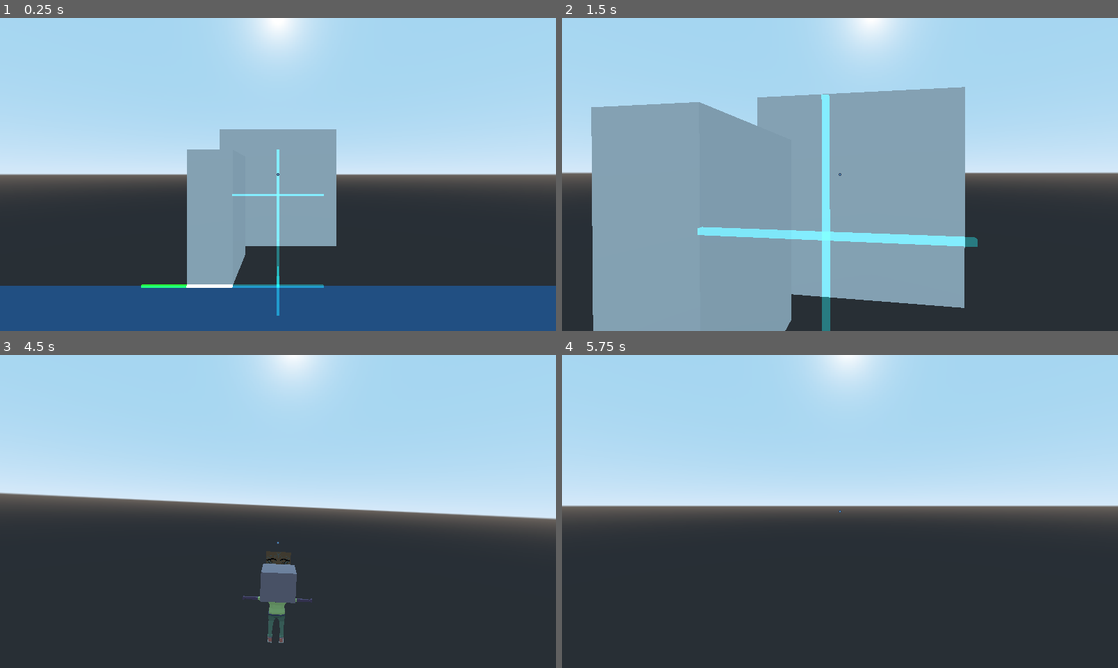
Above: before the commit, frames 1-4 (two rows, left to right).
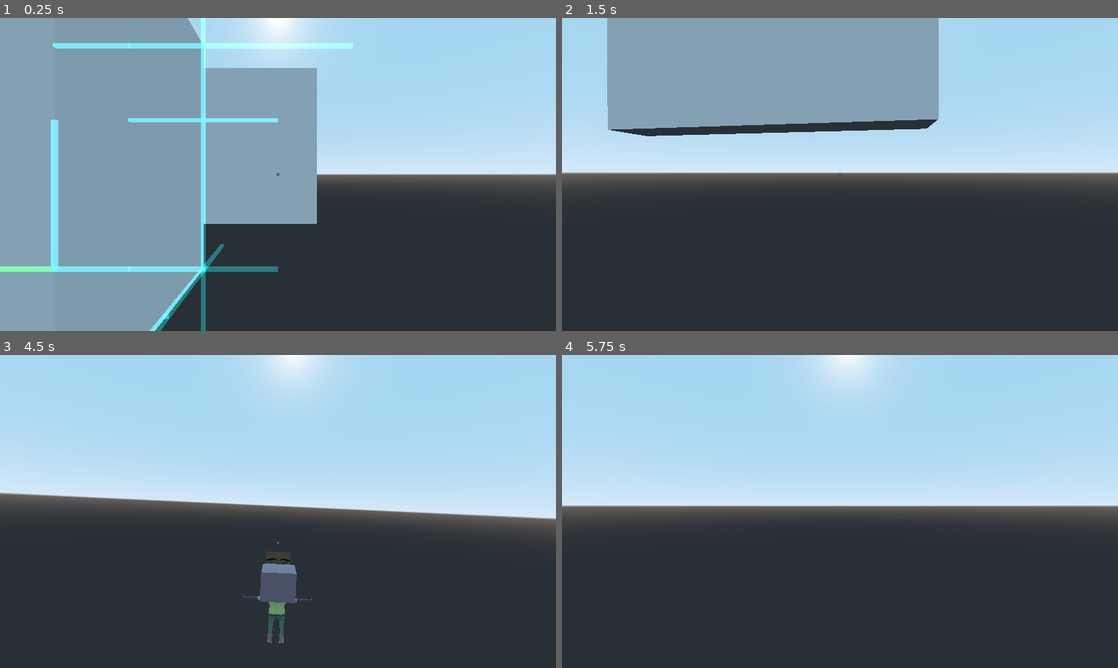
Above: after the commit, the same moments.

Repository: patrickgh3/rails
Game: Godot game, scene res://levels/2by1.tscn
Two runs of this game, one before a commit and one after it. Both use one fixed random seed, a clock stepped at 60 frames per second and the inputs below. This scene is started directly instead of the project's main scene. The engine's default icon, where the game draws it, is replaced by a stand-in: a white triangle on a blue panel in a dark square.
Inputs (mouse positions are in pixels of both pictures, inside the frame that each line leads up to):
- Up to frame 1 (0.25 s): no input
- Up to frame 2 (1.5 s): tap Enter at 0.5 s; move the mouse to (867, 174) at 0.52 s; hold Up (ui_up) from 0.53 s (still down); tap C (crouch) at 0.6 s; tap Space (jump) at 0.77 s; move the mouse to (812, 174) at 1.27 s; click (812, 174) at 1.35 s
- Up to frame 3 (4.5 s): tap Space (jump) at 1.52, 2.75, 3.02, 3.77, 4.25 s; move the mouse to (289, 505) at 2.02 s; hold U 2.03-2.78 s; move the mouse to (272, 517) at 2.77 s; tap M at 2.85 s; tap Enter at 3.5 s; move the mouse to (444, 558) at 3.52 s; release Up (ui_up) at 3.53 s; hold Left (ui_left) from 3.53 s (still down); tap H at 3.6 s; move the mouse to (111, 464) at 4.27 s; tap 3 at 4.35 s
- Up to frame 4 (5.75 s): tap Space (jump) at 4.52 s; tap Enter at 5 s; move the mouse to (867, 511) at 5.02 s; release Left (ui_left) at 5.03 s; hold Down (ui_down) from 5.03 s (still down); tap 1 at 5.1 s

The runs differ from the first frame. In frame 1, 53% of the frame differs, in the area x 0-100%, y 0-100%; in frame 2, 58%, in the area x 5-75%, y 0-100%; in frame 3, less than 0.1%; in frame 4, nothing differs.
Error before the commit: Invalid get index 'name' (on base: 'null instance'). (res://objects/Controller.gd:60)

Commit message:
Make scaled boxes work properly

Diff:
--- a/rails/levels/2by1.tscn
+++ b/rails/levels/2by1.tscn
@@ -1,10 +1,9 @@
-[gd_scene load_steps=7 format=2]
+[gd_scene load_steps=6 format=2]
 
 [ext_resource path="res://objects/Rail.tscn" type="PackedScene" id=1]
 [ext_resource path="res://objects/Box.tscn" type="PackedScene" id=3]
 [ext_resource path="res://objects/Ground.tscn" type="PackedScene" id=4]
 [ext_resource path="res://objects/Controller.tscn" type="PackedScene" id=5]
-[ext_resource path="res://player/Cubio.tscn" type="PackedScene" id=6]
 [ext_resource path="res://objects/Door.tscn" type="PackedScene" id=7]
 
 [node name="Root" type="Spatial"]
@@ -12,16 +11,25 @@
 [node name="Controller" parent="." instance=ExtResource( 5 )]
 
 [node name="Ground" parent="." instance=ExtResource( 4 )]
-transform = Transform( 5, 0, 0, 0, 1, 0, 0, 0, 5, 0, 0, 5 )
+transform = Transform( 5, 0, 0, 0, 1, 0, 0, 0, 5, 0, -3, 3 )
 
 [node name="Box2" parent="." instance=ExtResource( 3 )]
-transform = Transform( 1, 0, 0, 0, 3, 0, 0, 0, 2, -2, 0, -4 )
+transform = Transform( 2, 0, 0, 0, 3, 0, 0, 0, 2, -2, 0, -2 )
 
 [node name="Rail" parent="." instance=ExtResource( 1 )]
 transform = Transform( 1, 0, 0, 0, 1, 0, 0, 0, 1, -1, 0, -2 )
 
 [node name="Rail10" parent="." instance=ExtResource( 1 )]
 transform = Transform( -4.37114e-08, 0, -1, 0, 1, 0, 1, 0, -4.37114e-08, 0, 0, -3 )
+
+[node name="Rail22" parent="." instance=ExtResource( 1 )]
+transform = Transform( -4.37114e-08, 0, -1, 0, 1, 0, 1, 0, -4.37114e-08, 0, 0, -1 )
+
+[node name="Rail23" parent="." instance=ExtResource( 1 )]
+transform = Transform( -4.37114e-08, 0, -1, 0, 1, 0, 1, 0, -4.37114e-08, 0, 0, 0 )
+
+[node name="Rail24" parent="." instance=ExtResource( 1 )]
+transform = Transform( -4.37114e-08, 0, -1, 0, 1, 0, 1, 0, -4.37114e-08, 0, 0, 1 )
 
 [node name="Rail11" parent="." instance=ExtResource( 1 )]
 transform = Transform( -4.37114e-08, 0, -1, 0, 1, 0, 1, 0, -4.37114e-08, 0, 0, -2 )
@@ -32,17 +40,59 @@
 [node name="Rail7" parent="." instance=ExtResource( 1 )]
 transform = Transform( 1, 0, 0, 0, 1, 0, 0, 0, 1, 0, 2, -2 )
 
+[node name="Rail16" parent="." instance=ExtResource( 1 )]
+transform = Transform( 1, 0, 0, 0, 1, 0, 0, 0, 1, 0, 3, -2 )
+
+[node name="Rail20" parent="." instance=ExtResource( 1 )]
+transform = Transform( 1, 0, 0, 0, 1, 0, 0, 0, 1, -1, 3, -2 )
+
+[node name="Rail25" parent="." instance=ExtResource( 1 )]
+transform = Transform( 1, 0, 0, 0, 1, 0, 0, 0, 1, -2, 3, -2 )
+
+[node name="Rail19" parent="." instance=ExtResource( 1 )]
+transform = Transform( 1, 0, 0, 0, 1, 0, 0, 0, 1, 1, 3, -2 )
+
+[node name="Rail17" parent="." instance=ExtResource( 1 )]
+transform = Transform( 1, 0, 0, 0, 1, 0, 0, 0, 1, 0, 3, 0 )
+
+[node name="Rail18" parent="." instance=ExtResource( 1 )]
+transform = Transform( 1, 0, 0, 0, 1, 0, 0, 0, 1, -1, 3, 0 )
+
 [node name="Rail8" parent="." instance=ExtResource( 1 )]
 transform = Transform( 1, 0, 0, 0, 1, 0, 0, 0, 1, -1, 2, -2 )
 
 [node name="Rail5" parent="." instance=ExtResource( 1 )]
 transform = Transform( -4.37114e-08, 1, 0, -1, -4.37114e-08, 0, 0, 0, 1, 0, 1, -2 )
 
+[node name="Rail21" parent="." instance=ExtResource( 1 )]
+transform = Transform( -4.37114e-08, 1, 0, -1, -4.37114e-08, 0, 0, 0, 1, 0, 0, -2 )
+
+[node name="Rail26" parent="." instance=ExtResource( 1 )]
+transform = Transform( -4.37114e-08, 1, 0, -1, -4.37114e-08, 0, 0, 0, 1, 0, -1, -2 )
+
+[node name="Rail27" parent="." instance=ExtResource( 1 )]
+transform = Transform( -4.37114e-08, 1, 0, -1, -4.37114e-08, 0, 0, 0, 1, 0, -2, -2 )
+
+[node name="Rail28" parent="." instance=ExtResource( 1 )]
+transform = Transform( -4.37114e-08, 1, 0, -1, -4.37114e-08, 0, 0, 0, 1, 0, -3, -2 )
+
 [node name="Rail6" parent="." instance=ExtResource( 1 )]
 transform = Transform( -4.37114e-08, 1, 0, -1, -4.37114e-08, 0, 0, 0, 1, 0, 2, -2 )
 
+[node name="Rail12" parent="." instance=ExtResource( 1 )]
+transform = Transform( -4.37114e-08, 1, 0, -1, -4.37114e-08, 0, 0, 0, 1, -2, 2, -2 )
+
+[node name="Rail13" parent="." instance=ExtResource( 1 )]
+transform = Transform( -4.37114e-08, 1, 0, -1, -4.37114e-08, 0, 0, 0, 1, -2, 1, -2 )
+
 [node name="Rail9" parent="." instance=ExtResource( 1 )]
 transform = Transform( -4.37114e-08, 1, 0, -1, -4.37114e-08, 0, 0, 0, 1, 0, 3, -2 )
+
+[node name="Rail14" parent="." instance=ExtResource( 1 )]
+transform = Transform( -4.37114e-08, 1, 0, -1, -4.37114e-08, 0, 0, 0, 1, 0, 4, -2 )
+
+[node name="Rail15" parent="." instance=ExtResource( 1 )]
+transform = Transform( -4.37114e-08, 1, 0, -1, -4.37114e-08, 0, 0, 0, 1, 0, 5, -2 )
 
 [node name="Rail3" parent="." instance=ExtResource( 1 )]
 transform = Transform( 1, 0, 0, 0, 1, 0, 0, 0, 1, -2, 0, -2 )
@@ -54,6 +104,3 @@
 [node name="Door" parent="." instance=ExtResource( 7 )]
 transform = Transform( 1, 0, 0, 0, 1, 0, 0, 0, 1, 0, 0, -5 )
 boxes = [ NodePath("../Box2") ]
-
-[node name="Player" parent="." instance=ExtResource( 6 )]
-transform = Transform( 1, 0, 0, 0, 1, 0, 0, 0, 1, 0, 1.6686, 2.91039 )
--- a/rails/objects/Box.gd
+++ b/rails/objects/Box.gd
@@ -54,6 +54,7 @@
 	for edge in edges:
 		edge["a"] *= scale
 		edge["b"] *= scale
+	print(scale)
 
 func _process(delta):
 	# Apply grab velocity, if it was set
@@ -70,6 +71,11 @@
 		else:
 			$RailSound2.play()
 			rail_volume_2 = 0
+
+		for node in get_children():
+			if "Rail" in node.name:
+				controller.rails_just_departed.append(node)
+				controller.rails_just_departed_timer = 0
 
 	# Set rail sound volumes
 	var volume_delta = delta*10
@@ -150,16 +156,6 @@
 		# Mark ourselves as delivered, if this rail is a target and we're still
 		if rail.is_target and velocity == Vector3.ZERO:
 			delivered = true
-
-		# If this rail moved, check that we're still touching it
-		var touching = false
-		for edge in edges:
-			if not touching and point_on_rail(translation + edge["a"], rail)["on"] and point_on_rail(translation + edge["b"], rail)["on"]:
-				touching = true
-		if not touching:
-			to_remove = rail
-	if to_remove:
-		rails_touching.erase(to_remove)
 
 	# Of rails that just stopped moving, check if we're touching any,
 	# and if so, count that we're touching them
@@ -174,6 +170,12 @@
 					if not rail in rails_touching:
 						rails_touching.append(rail)
 
+	if velocity == Vector3.ZERO:
+		for rail in controller.rails_just_departed:
+			if rail in rails_touching:
+				rails_touching.erase(rail)
+
+
 	# Bumping state - make the mesh do a little bump in the direction
 	# we failed to move in
 	if bumping:
@@ -222,7 +224,22 @@
 				if not result["barely"]: rails[rail] = true
 
 			# Check midpoint (kind of hacky)
-			result = point_on_rail(translation + to_move + lerp(edge["a"], edge["b"], 0.5), rail)
+			result = point_on_rail(translation + to_move + lerp(edge["a"], edge["b"], 0.2), rail)
+			if result["on"]:
+				c = true
+				if not result["barely"]: rails[rail] = true
+
+			result = point_on_rail(translation + to_move + lerp(edge["a"], edge["b"], 0.6), rail)
+			if result["on"]:
+				c = true
+				if not result["barely"]: rails[rail] = true
+
+			result = point_on_rail(translation + to_move + lerp(edge["a"], edge["b"], 0.6), rail)
+			if result["on"]:
+				c = true
+				if not result["barely"]: rails[rail] = true
+
+			result = point_on_rail(translation + to_move + lerp(edge["a"], edge["b"], 0.8), rail)
 			if result["on"]:
 				c = true
 				if not result["barely"]: rails[rail] = true
@@ -230,7 +247,6 @@
 		# All 3 points on this edge must be on a rail for it to be a valid position
 		if a and b and c:
 			valid = true
-
 
 	# Check if we're colliding with another box.
 	# This is jank, but kinda works.
@@ -249,9 +265,6 @@
 			valid = false
 			break
 
-	#if $Area.get_overlapping_areas().size() > 0:
-	#	valid = false
-
 	return {"valid": valid, "rails": rails.keys()}
 
 func rectangular_prisms_overlap(a_pos, a_extents, b_pos, b_extents):
@@ -265,12 +278,12 @@
 
 # Rough check if the rail is closeby on the grid
 func rail_nearby(rail, to_move):
-	var cutoff = 2
+	var cutoff = 1
 	var me = get_global_transform().origin + to_move
 	var them = rail.get_global_transform().origin
-	if abs(round(me.x) - round(them.x)) > cutoff: return false
-	if abs(round(me.y) - round(them.y)) > cutoff: return false
-	if abs(round(me.z) - round(them.z)) > cutoff: return false
+	if abs(round(me.x) - round(them.x)) > cutoff + scale.x: return false
+	if abs(round(me.y) - round(them.y)) > cutoff + scale.y: return false
+	if abs(round(me.z) - round(them.z)) > cutoff + scale.z: return false
 	return true
 
 func point_on_rail(point, rail):
--- a/rails/objects/Controller.gd
+++ b/rails/objects/Controller.gd
@@ -4,6 +4,8 @@
 var boxes = Array()
 var rails_just_halted = Array()
 var rails_just_halted_timer = 0
+var rails_just_departed = Array()
+var rails_just_departed_timer = 0
 
 onready var music1 = $Music1
 onready var music2 = $Music2
@@ -33,6 +35,9 @@
 	rails_just_halted_timer += 1
 	if rails_just_halted_timer == 2:
 		rails_just_halted.clear()
+	rails_just_departed_timer += 1
+	if rails_just_departed_timer == 2:
+		rails_just_departed.clear()
 
 	# Fade in and out music
 	if Input.is_key_pressed(KEY_U):
